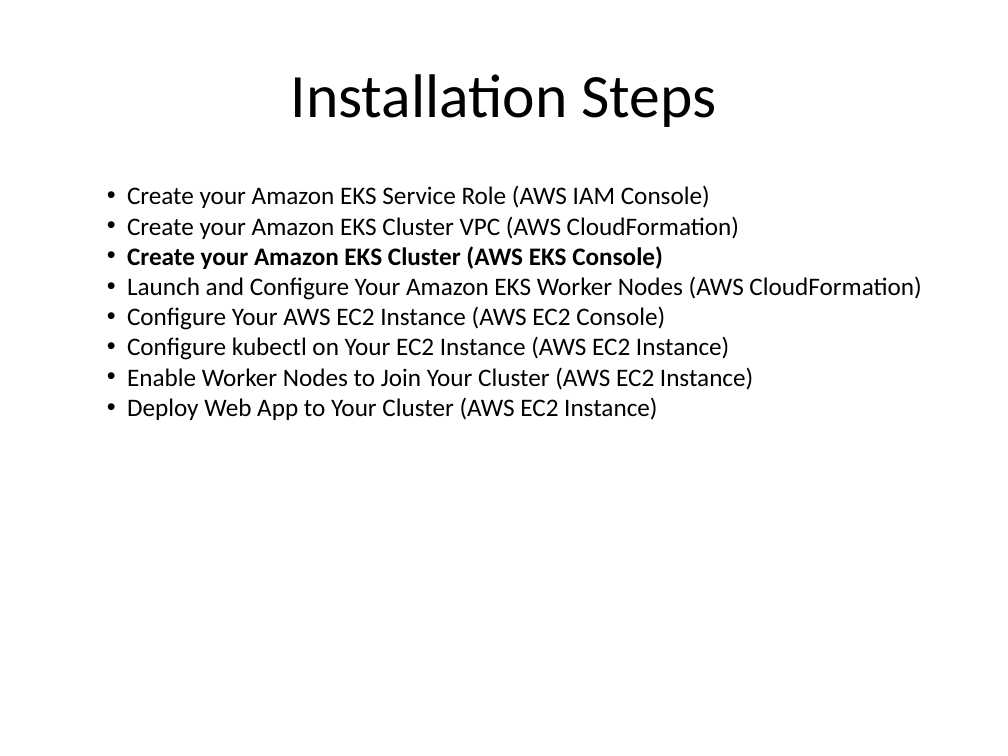
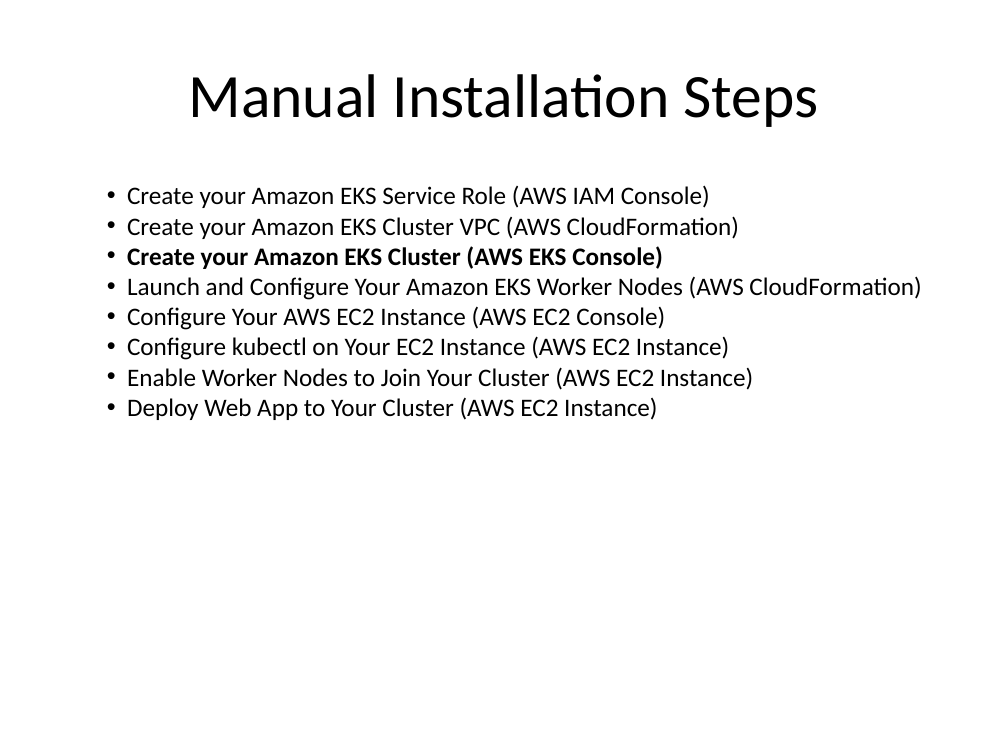
Before and after one commit to kskalvar/aws-eks-cluster-quickstart, a slide deck: slide 7 of slides/AWS-EKS-Cluster-Quickstart.pptx. Drawn at 1008x756 pixels with LibreOffice and Linux fonts; fonts in the diff are those of the drawing; background and template pictures are left out. Boxes give left, top, right and bottom in pixels: in the first picture for what was removed or moved away, otherwise in the second. Text is boxed around its words. In the diff, an @@ line names an element or a change of style, - is before the commit and + after.

```diff
--- a/slides/AWS-EKS-Cluster-Quickstart.pptx
+++ b/slides/AWS-EKS-Cluster-Quickstart.pptx
@@ title at [188,74,819,127]: text changed @@
-Installation Steps
+Manual Installation Steps
```
Also in this commit, not shown: 2 other slides changed.
